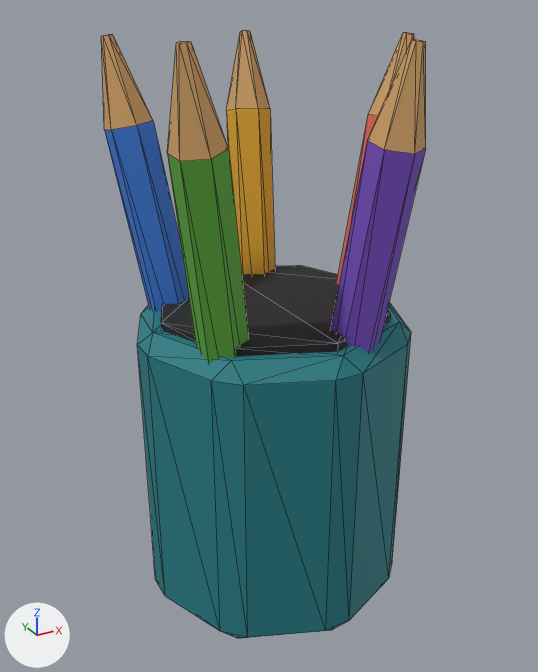
The glTF model Models/activities/pencil_cup.glb as it was, and as the next commit left it.
Before and after are seen from a camera (50 mm lens) standing at (-0.129, -0.233, 0.225) and looking at (-0.002, 0.0, 0.109). Arrows for +X, +Y and +Z are at lower left; the lights stay in place. The picture after the commit comes second. Mesh edges are drawn as thin lines. Vertices at exactly the same position are counted once.

Objects in the first picture: 'pencil_cup'.
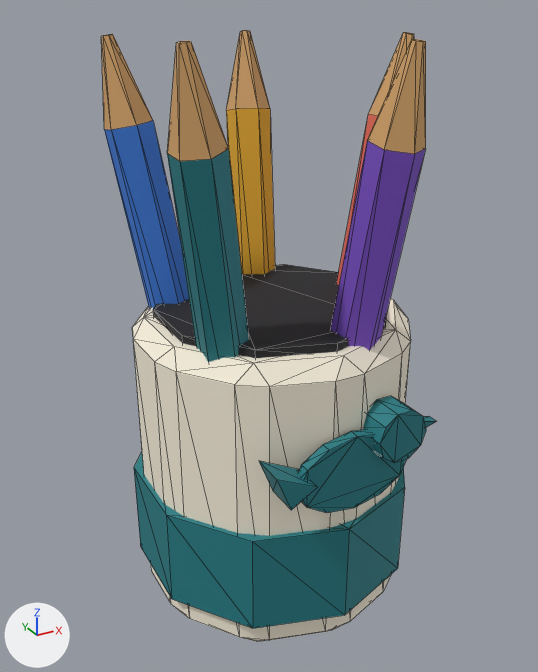
Pixel boxes [x1, y1, x2, y2] of what changed, in the pictures (538 x 672 px):
```json
{"object": "pencil_cup", "change": "reshaped", "before": [101, 30, 426, 638], "after": [101, 30, 436, 642]}
{"part": 1, "of": "me_pencil_cup", "change": "added", "after": [134, 452, 405, 628], "on screen": "cyan"}
{"part": 2, "of": "me_pencil_cup", "change": "added", "after": [298, 429, 407, 513], "on screen": "cyan"}
{"part": 3, "of": "me_pencil_cup", "change": "added", "after": [363, 396, 426, 463], "on screen": "cyan"}
{"part": 4, "of": "me_pencil_cup", "change": "built on", "before": [137, 265, 411, 638], "after": [132, 264, 436, 642]}
{"part": 5, "of": "me_pencil_cup", "change": "recoloured", "before": [148, 335, 411, 638], "after": [176, 342, 411, 640]}
{"part": 6, "of": "me_pencil_cup", "change": "recoloured", "before": [167, 149, 249, 362], "after": [167, 149, 249, 362]}
```

Edits to the scene script, one JSON object a line:
```json
{"op": "add", "block": "mat_cream", "code": ["mat_cream = bpy.data.materials.new('cream')", "# nodes: BsdfPrincipled, Mix, OutputMaterial, VertexColor", "# colours: pale yellow #faf1dd, mixed with the vertex colours"]}
{"op": "add", "block": "mat_teal", "code": ["mat_teal = bpy.data.materials.new('teal')", "# nodes: BsdfPrincipled, Mix, OutputMaterial, VertexColor", "# colours: cyan #207d85, mixed with the vertex colours"]}
{"block": "me_pencil_cup", "where": "# used by ob_pencil_cup; location = (0.0, 0.0, 0.0)"}
{"op": "remove", "block": "me_pencil_cup", "code": "me_pencil_cup.from_pydata(...)  # 154 vertices, 300 faces; spans x -0.053..0.059, y -0.058..0.058, z 0.0..0.217"}
{"op": "add", "block": "me_pencil_cup", "code": "me_pencil_cup.from_pydata(...)  # 246 vertices, 464 faces; spans x -0.054..0.059, y -0.063..0.058, z 0.0..0.217"}
{"block": "me_pencil_cup", "change": "me_pencil_cup part 1: a new loose piece, a 10-sided cylinder along z spanning x -0.054..0.054, y -0.057..0.057, z 0.015..0.055, in mat_tint_cup__teal"}
{"block": "me_pencil_cup", "change": "me_pencil_cup part 2: a new loose piece, a 12-sided cylinder along y spanning x -0.0225..0.0225, y -0.059..-0.055, z 0.0656..0.0944, in mat_tint_cup__teal"}
{"block": "me_pencil_cup", "change": "me_pencil_cup part 3: a new loose piece, a 10-sided cylinder along y spanning x 0.006..0.026, y -0.063..-0.051, z 0.082..0.101, in mat_tint_cup__teal"}
{"block": "me_pencil_cup", "change": "me_pencil_cup part 4"}
{"block": "me_pencil_cup", "change": "18 vertices are removed from x -0.053..0.053, y -0.034..0.032, z 0.0..0.123"}
{"block": "me_pencil_cup", "change": "74 faces are deleted"}
{"block": "me_pencil_cup", "change": "30 vertices move from x -0.053..0.053, y -0.041..0.041, z 0.0..0.123 to x -0.049..0.049, y -0.046..0.046, z 0.0..0.123"}
{"block": "me_pencil_cup", "change": "33 vertices are added at x -0.052..0.052, y -0.063..0.036, z 0.0..0.12"}
{"block": "me_pencil_cup", "change": "8 new vertices lie (0.0, 0.0, 0.005) away from vertices in x -0.045..0.043, y -0.059..0.014, z 0.088..0.118"}
{"block": "me_pencil_cup", "change": "5 new vertices lie (0.0, 0.0, 0.108) away from vertices in x -0.052..0.052, y -0.022..0.011, z 0.006"}
{"block": "me_pencil_cup", "change": "67 new faces join them, mat_cream"}
{"block": "me_pencil_cup", "change": "16 new faces join them, mat_tint_cup__teal"}
{"block": "me_pencil_cup", "change": "35 new faces join them, mat_black"}
{"block": "me_pencil_cup", "change": "4 new faces join them, mat_blue"}
{"block": "me_pencil_cup", "change": "me_pencil_cup part 5: 49 faces spanning x -0.049..0.049, y -0.053..0.053, z 0.0..0.12 switch from mat_tint_cup__teal to mat_cream"}
{"block": "me_pencil_cup", "change": "me_pencil_cup part 6: 20 faces spanning x -0.049..-0.01, y -0.039..-0.004, z 0.018..0.189 switch from mat_green to mat_teal"}
{"block": "me_pencil_cup", "change": "other edits to the shape of me_pencil_cup do not show in these pictures"}
```
